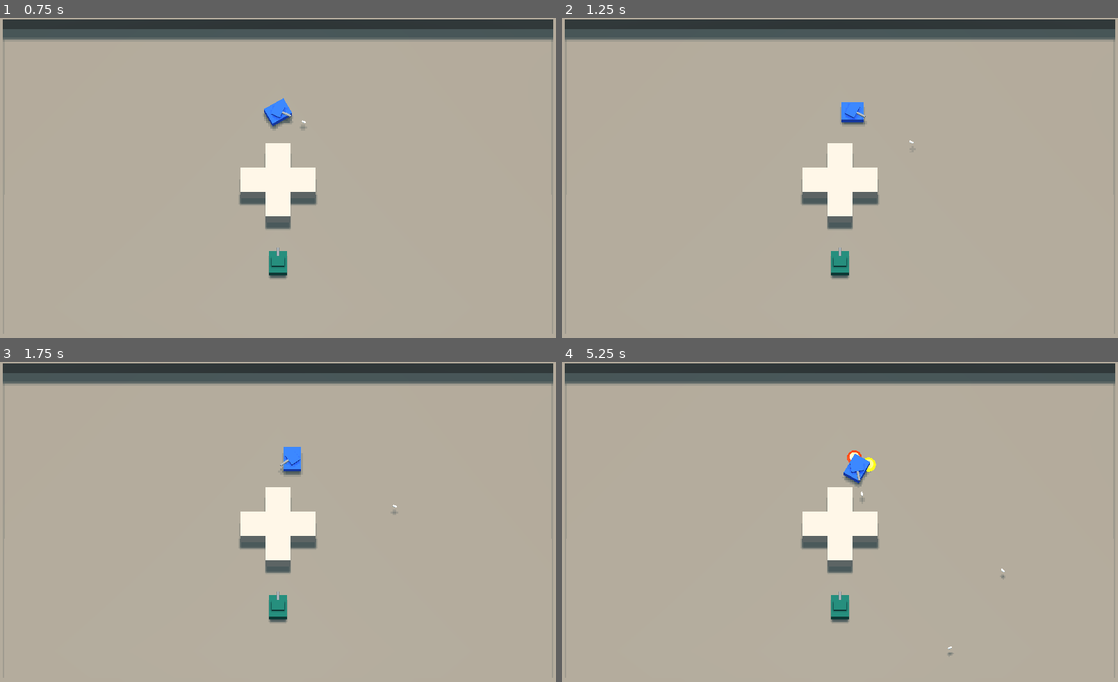
Above: before the commit, frames 1-4 (two rows, left to right).
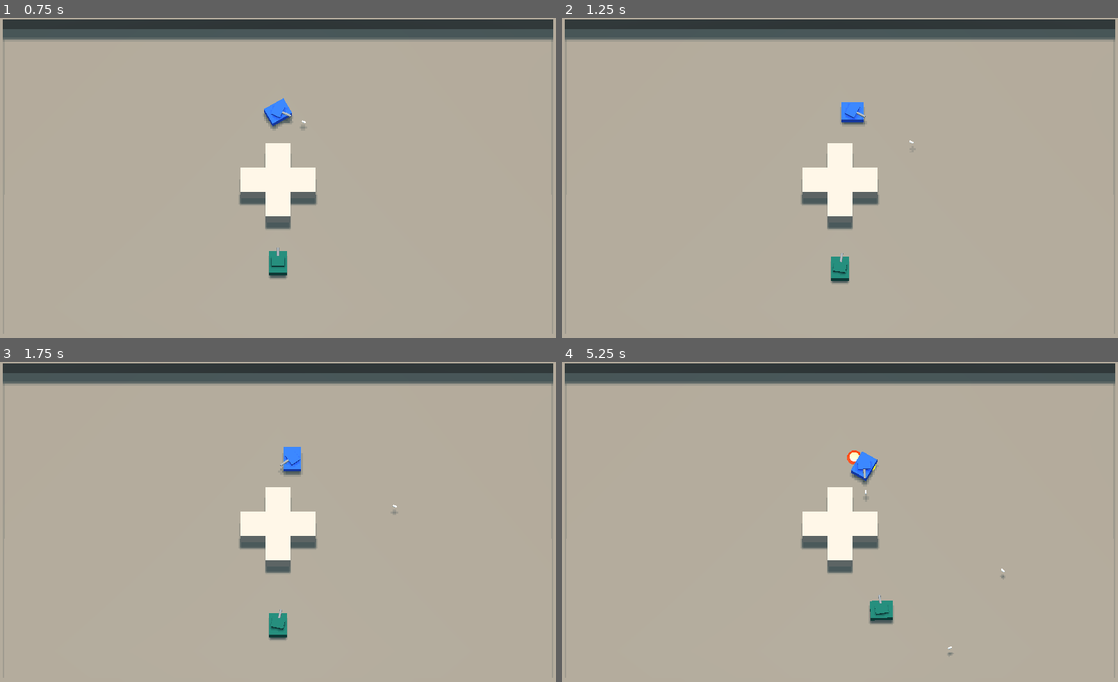
Above: after the commit, the same moments.

Repository: jdrempel/tanks
Game: Godot game, scene res://Main.tscn
The game is run twice, just before and just after one commit, with the same random seed, the same clock (stepped at 60 frames per second) and the same inputs.
Inputs (mouse positions are in pixels of both pictures, inside the frame that each line leads up to):
- Up to frame 1 (0.75 s): tap Enter at 0.5 s; move the mouse to (400, 165) at 0.52 s; hold D (move_right) from 0.53 s (still down); click (400, 165) at 0.6 s
- Up to frame 2 (1.25 s): keep holding D (move_right)
- Up to frame 3 (1.75 s): move the mouse to (166, 541) at 1.27 s; release D (move_right) at 1.28 s; hold S (move_down) from 1.28 s (still down); right-click (166, 541) at 1.35 s
- Up to frame 4 (5.25 s): move the mouse to (895, 451) at 2.02 s; release S (move_down) at 2.03 s; hold D (move_right) 2.03-2.78 s; click (895, 451) at 2.1 s; move the mouse to (812, 589) at 2.77 s; hold W (move_up) 2.78-3.53 s; right-click (812, 589) at 2.85 s; move the mouse to (1006, 573) at 3.52 s; hold A (move_left) 3.53-5.03 s; click (1006, 573) at 3.6 s; move the mouse to (673, 477) at 4.27 s; right-click (673, 477) at 4.35 s; move the mouse to (867, 525) at 5.02 s; hold S (move_down) from 5.03 s (still down); click (867, 525) at 5.1 s

Frame 1 is identical in both runs. In frame 2, 0.2% of the frame differs, in the area x 48-52%, y 71-83%; in frame 3, 0.4%; in frame 4, 0.9%, in the area x 48-60%, y 28-82%.

Commit message:
Fix bug with player velocity not returning to zero

Diff:
--- a/characters/enemies/Enemy.gd
+++ b/characters/enemies/Enemy.gd
@@ -116,8 +116,11 @@
 		return
 
 	var target_velocity: Vector3 = ai_target.velocity
+	if target_velocity.length() == 0:
+		aim_location = ai_target.global_transform.origin
+		return
+
 	var ordnance_velocity = $Body/TurretRoot/FirePointCannon.global_transform.basis.z * ordnance_speed
-	prints("fpc", $Body/TurretRoot/FirePointCannon.global_transform.basis.z, ordnance_velocity)
 
 	var to_target = ai_target.global_transform.origin - global_transform.origin
 
@@ -153,7 +156,7 @@
 func is_target_acquired() -> bool:
 	var aiming_vector = $Body/TurretRoot/FirePointCannon.global_transform.basis.z.normalized()
 	var vector_to_target = (aim_location - global_transform.origin).normalized()
-	return aiming_vector.dot(-vector_to_target) > 0.95
+	return aiming_vector.dot(-vector_to_target) > 0.98
 
 
 func find_target_player():
@@ -246,12 +249,11 @@
 	if is_instance_valid(ai_target):
 		if is_target_in_sight():
 			start_move_to(global_transform.origin)
+			if is_target_acquired():
+				$WeaponController.active_primary._fire()
 		else:
 			start_move_to(ai_target.global_transform.origin)
 
-		if is_target_acquired():
-			$WeaponController.active_primary._fire()
-
 
 func _on_FleeTimer_timeout():
 	pass # Replace with function body.
--- a/characters/enemies/Enemy.tscn
+++ b/characters/enemies/Enemy.tscn
@@ -34,6 +34,7 @@
 axis_lock_motion_y = true
 move_lock_y = true
 script = ExtResource( 3 )
+ai_acquire_target_radius = 10.0
 
 [node name="CollisionShape" type="CollisionShape" parent="."]
 transform = Transform( 1, 0, 0, 0, 1, 0, 0, 0, 1, 0, 0.1, 0 )
--- a/characters/player/Player.gd
+++ b/characters/player/Player.gd
@@ -70,5 +70,7 @@
 		var opposing_vector = vectors[1]
 		if facing_vector.dot(target_direction) > 0.999 or opposing_vector.dot(target_direction) > 0.999:
 			velocity = move_and_slide(move_speed * target_direction, Vector3.UP)
+	else:
+		velocity = Vector3.ZERO
 
 	last_target_direction = target_direction
